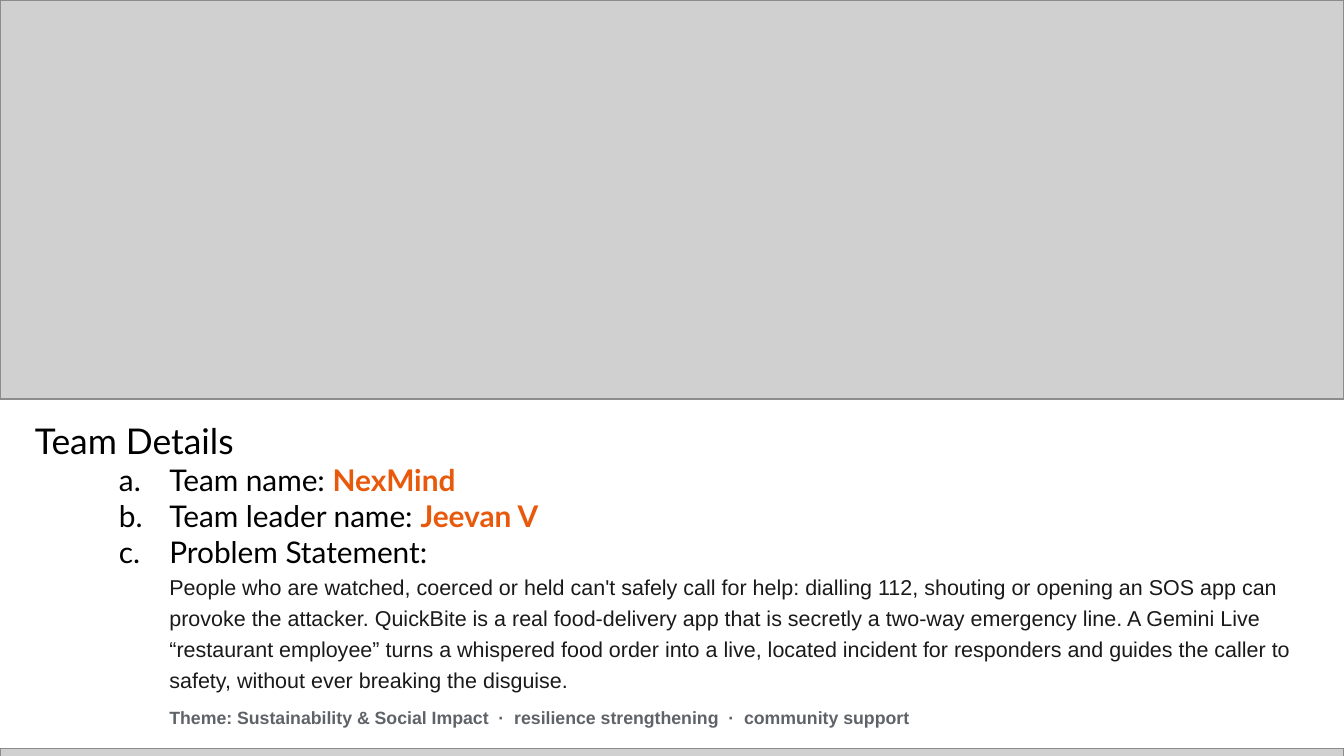
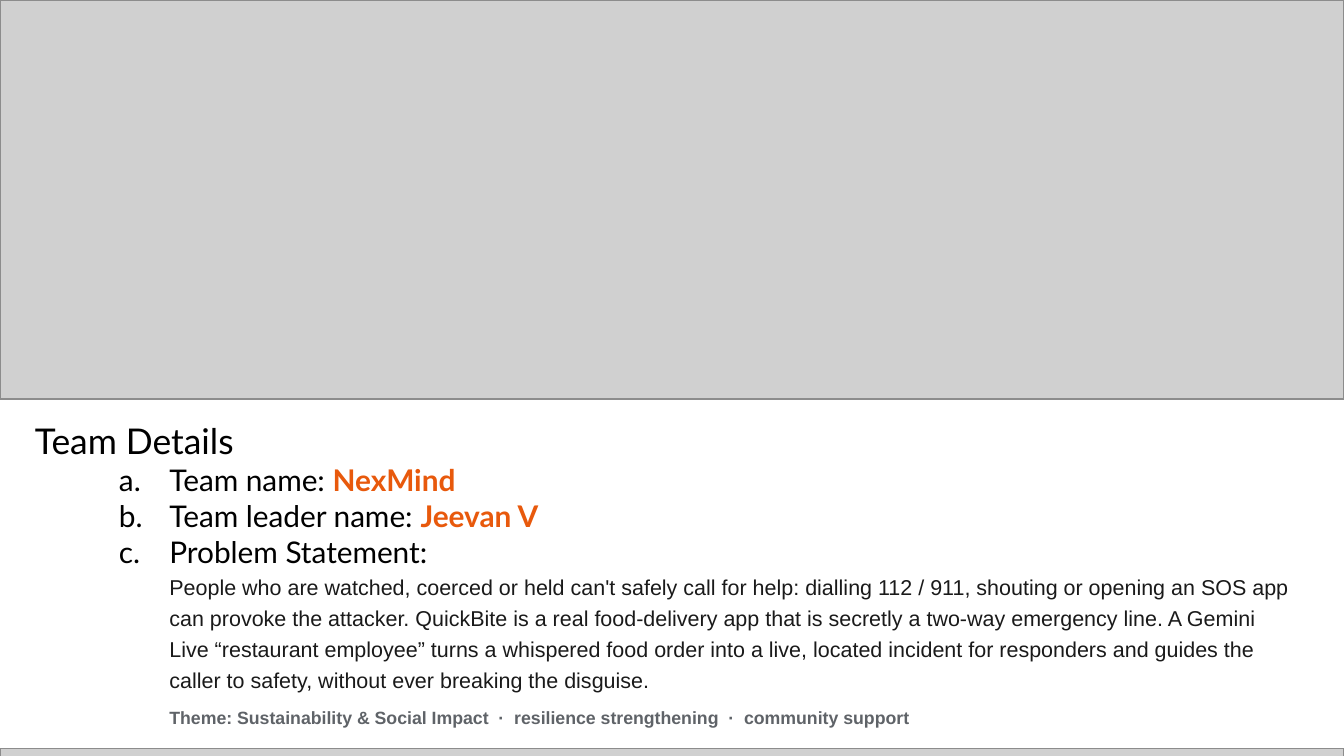
Before and after one commit to Jeevanvsan/ai_builder_hack, a slide deck: slide 1 of deck/QuickBite_Submission_Deck_NexMind_v2.pptx. Drawn at 1344x756 pixels with LibreOffice and Linux fonts; fonts in the diff are those of the drawing; grey boxes stand for pictures. Boxes give left, top, right and bottom in pixels: in the first picture for what was removed or moved away, otherwise in the second. Text is boxed around its words. In the diff, an @@ line names an element or a change of style, - is before the commit and + after.

```diff
--- a/deck/QuickBite_Submission_Deck_NexMind_v2.pptx
+++ b/deck/QuickBite_Submission_Deck_NexMind_v2.pptx
@@ text at box(169, 579, 1288, 693): text changed @@
-People who are watched, coerced or held can't safely call for help: dialling 112, shouting or opening an SOS app can provoke the attacker. QuickBite is a real food-delivery app that is secretly a two-way emergency line. A Gemini Live “restaurant employee” turns a whispered food order into a live, located incident for responders and guides the caller to safety, without ever breaking the disguise.
+People who are watched, coerced or held can't safely call for help: dialling 112 / 911, shouting or opening an SOS app can provoke the attacker. QuickBite is a real food-delivery app that is secretly a two-way emergency line. A Gemini Live “restaurant employee” turns a whispered food order into a live, located incident for responders and guides the caller to safety, without ever breaking the disguise.
```
Also in this commit, not shown: 5 other slides changed, 1 slide added, 1 slide removed, 26 other files.
